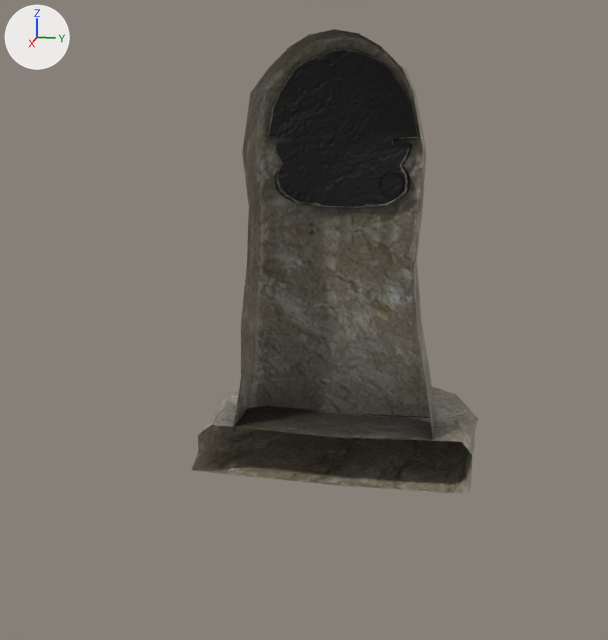
An edit to the FBX model Assets/Models/Fountain_01/Fountain_Main_01.fbx, drawn before and after from the same camera.
Camera for both pictures: a 50 mm lens placed at (0.168, 0.0269, 0.0787), pointed at (0.0043, -0.0058, 0.0378). Lighting does not change. The marker at upper left points along +X, +Y and +Z. Where no turn or scale is listed for an object, it has been applied to the vertices. Vertices at the same position are counted once.
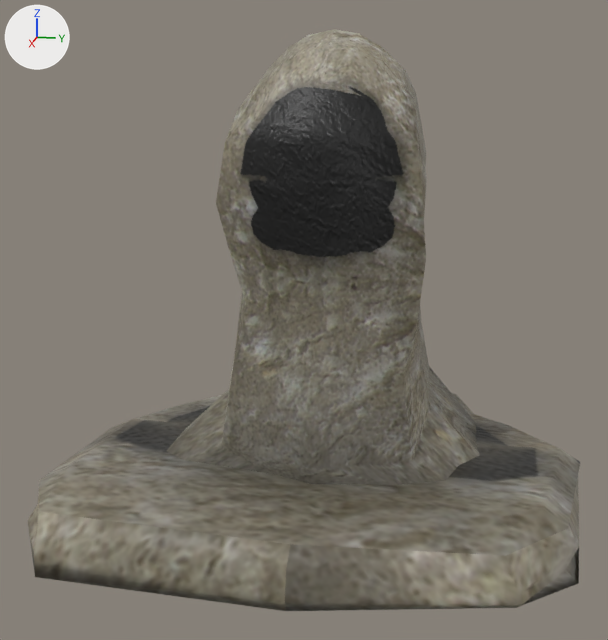
Location of each change, (x1, y1, x2, y2) in pixels of the pictures (608 x 640 px):
'polySurface5', reshaped (93% wider, 25% taller): before (192, 29, 478, 493); after (28, 29, 580, 611)
part 1 of me_mesh, built on: before (192, 393, 478, 493); after (28, 29, 580, 611)

The change, as a list of edits to the scene's bpy script:
```text
Change me_mesh:
    used by ob_polysurface5; location = (0.0, 0.0, 0.0)
    remove me_mesh.from_pydata(...)  # 793 vertices, 755 faces; spans x -0.046..0.0021, y -0.0317..0.0303, z -0.0011..0.0941
    add me_mesh.from_pydata(...)  # 868 vertices, 843 faces; spans x -0.046..0.0489, y -0.0553..0.0512, z -0.0017..0.0941
    me_mesh part 1
    1 face is deleted
    3 vertices in x -0.0133..0.0019, y -0.0005..-0.0004, z 0.0113..0.0119 move by (0.0, 0.0003, 0.0)
    30 vertices move from x -0.0132..0.0021, y -0.0317..0.0291, z -0.001..0.071 to x -0.0132..0.0021, y -0.0532..0.0512, z -0.001..0.071
    63 vertices are added at x 0.0076..0.0489, y -0.0553..0.0477, z -0.0017..0.0833
    6 new vertices lie (0.0057, 0.0, -0.0036) away from vertices in x 0.002, y -0.0133..0.0083, z 0.087..0.0941
    6 new vertices lie (0.0057, 0.0, -0.0064) away from vertices in x 0.0077, y -0.0133..0.0083, z 0.0834..0.0905
    89 new faces join them
```
